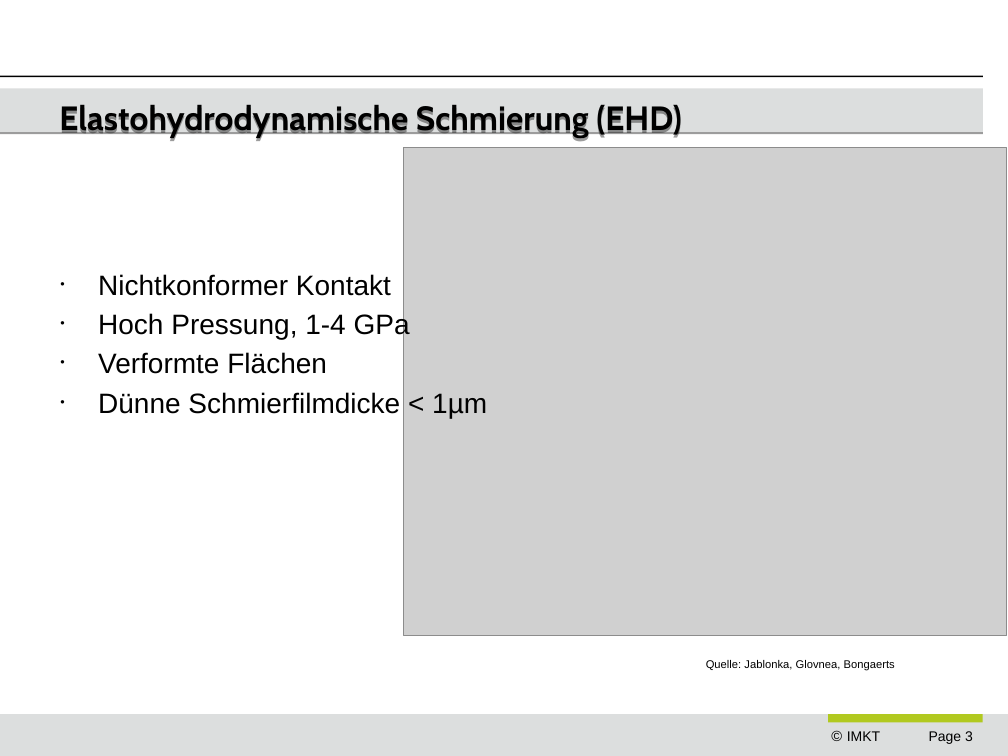
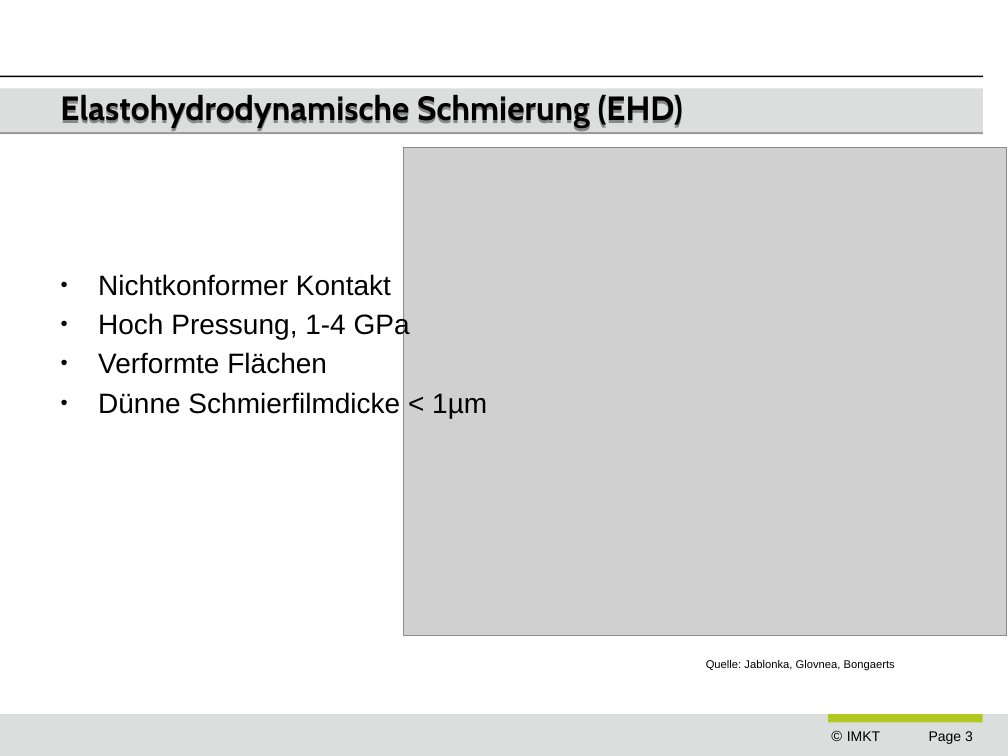
Before and after one commit to ngocminhdao88/dao_masterarbeit, a slide deck: slide 3 of presentations/dao_end_prezi.odp. Drawn at 1008x756 pixels with LibreOffice and Linux fonts; fonts in the diff are those of the drawing; grey boxes stand for pictures; background and template pictures are left out. Boxes give left, top, right and bottom in pixels: in the first picture for what was removed or moved away, otherwise in the second. Text is boxed around its words. In the diff, an @@ line names an element or a change of style, - is before the commit and + after.

```diff
--- a/presentations/dao_end_prezi.odp
+++ b/presentations/dao_end_prezi.odp
@@ title "Elastohydrodynamische Schmierung (EHD)": place and size @@
-title "Elastohydrodynamische Schmierung (EHD)" at <box>59,105,682,141</box>
+title "Elastohydrodynamische Schmierung (EHD)" at <box>60,95,684,131</box>
@@ text "Nichtkonformer Kontakt" at <box>98,274,487,418</box>: bullet • to ● @@
```
Also in this commit, not shown: 17 other slides changed, 4 slides added, 2 slides removed, 3 other files.
